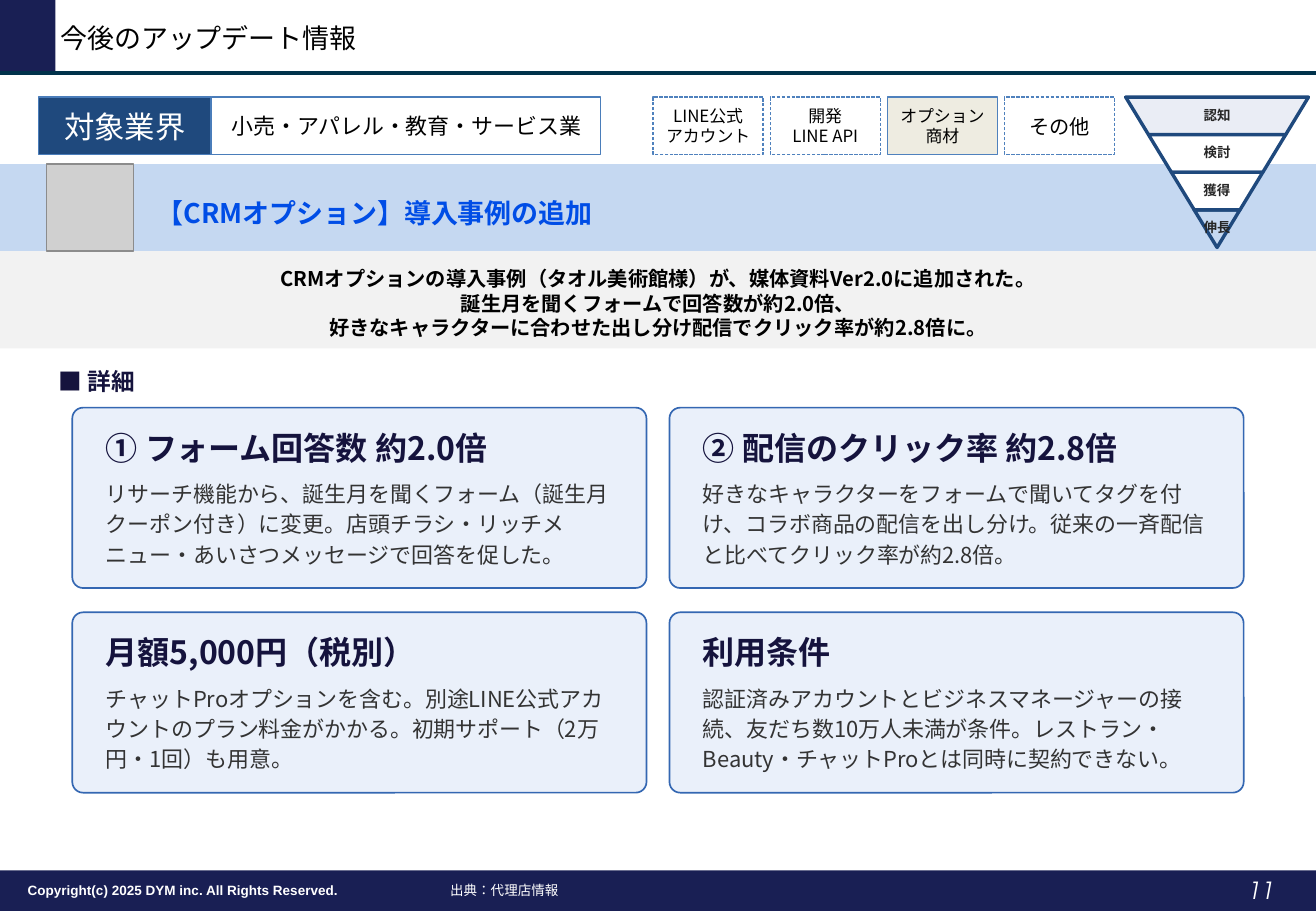
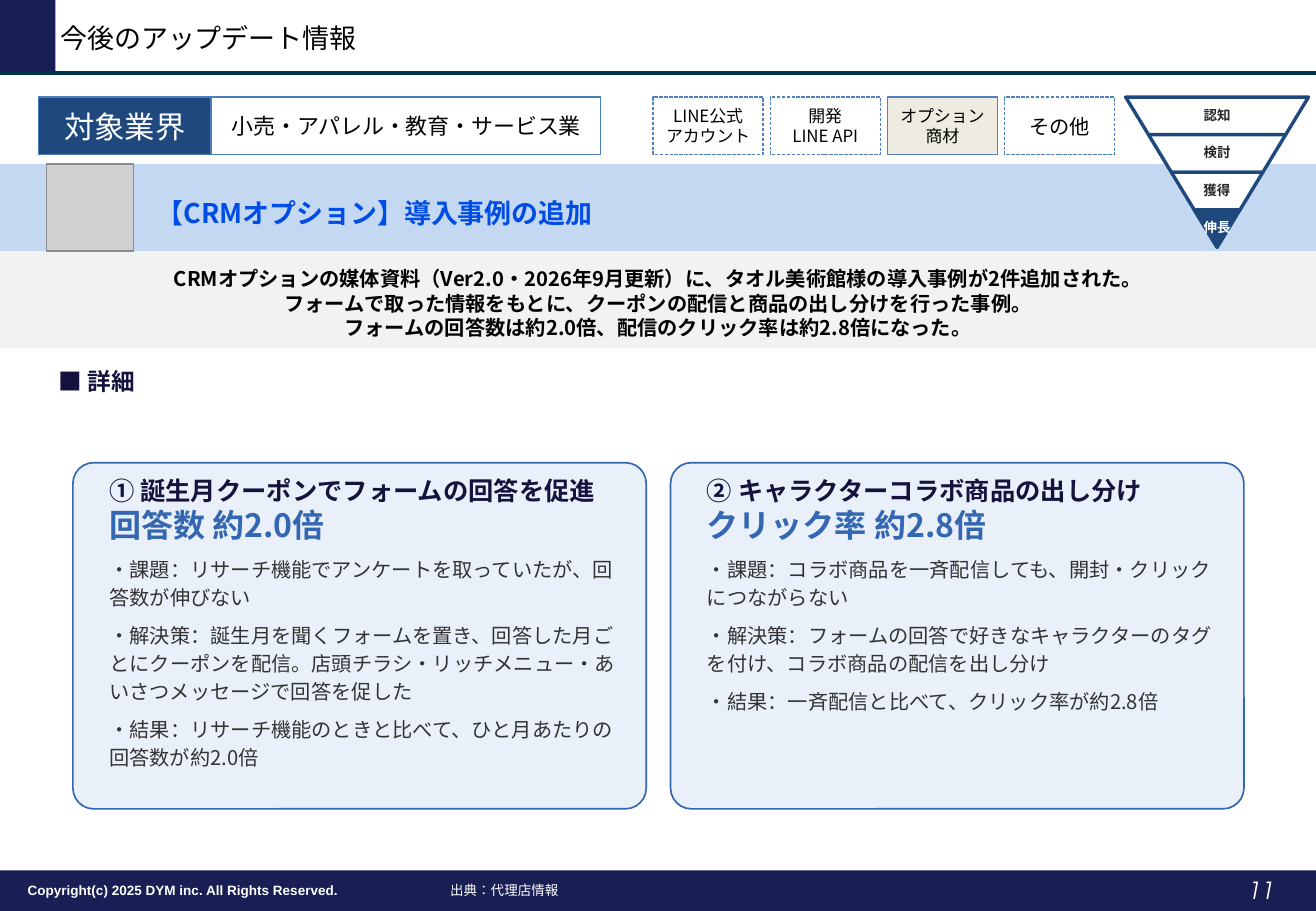
Before and after one commit to tonomura-r-dev/folder, a slide deck: slide 11 of LINEOA媒体最新情報_2026年10月トレンドレポート.pptx. Drawn at 1316x911 pixels with LibreOffice and Linux fonts; fonts in the diff are those of the drawing; grey boxes stand for pictures; background and template pictures are left out. Boxes give left, top, right and bottom in pixels: in the first picture for what was removed or moved away, otherwise in the second. Text is boxed around its words. In the diff, an @@ line names an element or a change of style, - is before the commit and + after.

```diff
--- a/LINEOA媒体最新情報_2026年10月トレンドレポート.pptx
+++ b/LINEOA媒体最新情報_2026年10月トレンドレポート.pptx
@@ trapezoid at (1126, 97, 1310, 135): fill #EAEDF5 to #FFFFFF @@
@@ text "伸長" at (1204, 219, 1231, 237): text colour #262626 to #FFFFFF @@
@@ trapezoid at (1194, 210, 1241, 248): fill none to #1F497D @@
@@ text at (174, 268, 1142, 337): text changed @@
-CRMオプションの導入事例（タオル美術館様）が、媒体資料Ver2.0に追加された。
-誕生月を聞くフォームで回答数が約2.0倍、
-好きなキャラクターに合わせた出し分け配信でクリック率が約2.8倍に。
+CRMオプションの媒体資料（Ver2.0・2026年9月更新）に、タオル美術館様の導入事例が2件追加された。
+フォームで取った情報をもとに、クーポンの配信と商品の出し分けを行った事例。
+フォームの回答数は約2.0倍、配信のクリック率は約2.8倍になった。
@@ rounded rectangle "① 誕生月クーポンでフォームの回答を促進" at (73, 463, 646, 809): vertical alignment middle to top @@
@@ rounded rectangle "① 誕生月クーポンでフォームの回答を促進": place and size @@
-rounded rectangle "① 誕生月クーポンでフォームの回答を促進" at (73, 408, 648, 589)
+rounded rectangle "① 誕生月クーポンでフォームの回答を促進" at (73, 463, 646, 809)
@@ text in rounded rectangle at (109, 478, 615, 767): text changed; size 13 to 12 pt @@
-① フォーム回答数 約2.0倍
-リサーチ機能から、誕生月を聞くフォーム（誕生月クーポン付き）に変更。店頭チラシ・リッチメニュー・あいさつメッセージで回答を促した。
+① 誕生月クーポンでフォームの回答を促進
+回答数 約2.0倍
+・課題：リサーチ機能でアンケートを取っていたが、回答数が伸びない
+・解決策：誕生月を聞くフォームを置き、回答した月ごとにクーポンを配信。店頭チラシ・リッチメニュー・あいさつメッセージで回答を促した
+・結果：リサーチ機能のときと比べて、ひと月あたりの回答数が約2.0倍
@@ rounded rectangle "② キャラクターコラボ商品の出し分け": place and size @@
-rounded rectangle "② キャラクターコラボ商品の出し分け" at (670, 408, 1244, 589)
+rounded rectangle "② キャラクターコラボ商品の出し分け" at (671, 463, 1244, 809)
@@ rounded rectangle "② キャラクターコラボ商品の出し分け" at (671, 463, 1244, 809): vertical alignment middle to top @@
@@ text in rounded rectangle at (707, 478, 1212, 711): text changed; size 13 to 12 pt @@
-② 配信のクリック率 約2.8倍
-好きなキャラクターをフォームで聞いてタグを付け、コラボ商品の配信を出し分け。従来の一斉配信と比べてクリック率が約2.8倍。
+② キャラクターコラボ商品の出し分け
+クリック率 約2.8倍
+・課題：コラボ商品を一斉配信しても、開封・クリックにつながらない
+・解決策：フォームの回答で好きなキャラクターのタグを付け、コラボ商品の配信を出し分け
+・結果：一斉配信と比べて、クリック率が約2.8倍
@@ rounded rectangle removed at (73, 612, 648, 793) @@
-月額5,000円（税別）
-チャットProオプションを含む。別途LINE公式アカウントのプラン料金がかかる。初期サポート（2万円・1回）も用意。
@@ rounded rectangle removed at (670, 612, 1244, 793) @@
-利用条件
-認証済みアカウントとビジネスマネージャーの接続、友だち数10万人未満が条件。レストラン・Beauty・チャットProとは同時に契約できない。
```
Also in this commit, not shown: 1 other slide changed, 3 slides added, 1 other file.
